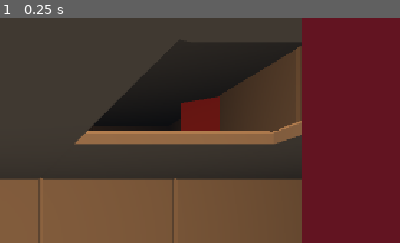
Above: before the commit, frame 1.
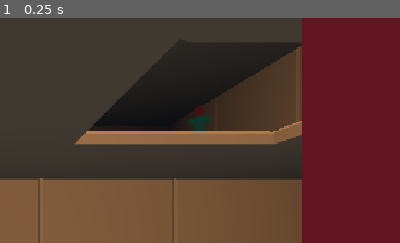
Above: after the commit, the same moment.

Repository: local-minimum/geriatric-crawler
Game: Godot game, scene res://main.tscn
Two runs of this game, one before a commit and one after it. Both use one fixed random seed, a clock stepped at 60 frames per second and the inputs below. The engine's default icon, where the game draws it, is replaced by a stand-in: a white triangle on a blue panel in a dark square.
Inputs:
- Up to frame 1 (0.25 s): no input
The pictures show only the part of the screen within x 44-94%, y 0-50%; the shares and areas given below are measured in that part.

The runs differ from the first frame. In frame 1, 1.4% of the frame differs, in the area x 45-55%, y 34-51%.

Commit message:
Let battle encounter decide encounter avatar

Diff:
--- a/scenes/dungeon/test_level.tscn
+++ b/scenes/dungeon/test_level.tscn
@@ -11,6 +11,7 @@
 [ext_resource type="Script" uid="uid://dexigkhejxn1h" path="res://scripts/gridded_level/level_features/player_facer.gd" id="9_myev5"]
 [ext_resource type="Script" uid="uid://dmpqfljj24gh6" path="res://scripts/gridded_level/entities/encounter_effects/battle_mode_trigger.gd" id="10_rvj20"]
 [ext_resource type="Script" uid="uid://ccsqys7ldqoh" path="res://scripts/gridded_level/entities/encounter_effects/battle_enemy.gd" id="11_fxt0s"]
+[ext_resource type="Texture2D" uid="uid://d4i1sxn0646on" path="res://sprites/enemies/training-dummy.png" id="12_26eu7"]
 [ext_resource type="Script" uid="uid://c2lco7et0w3ia" path="res://scripts/card_battle/battle_deck.gd" id="12_rcxcv"]
 [ext_resource type="Script" uid="uid://cqlxwfe858g4h" path="res://scripts/card_battle/battle_card_data.gd" id="13_26eu7"]
 [ext_resource type="Resource" uid="uid://q0csyt611j40" path="res://resources/enemy_training_dummy_cards/training_dummy_bandage_20.tres" id="14_s5loo"]
@@ -41,7 +42,7 @@
 
 [sub_resource type="QuadMesh" id="QuadMesh_kmgg5"]
 material = SubResource("StandardMaterial3D_rvj20")
-size = Vector2(0.75, 1.25)
+size = Vector2(0.8, 1.2)
 
 [node name="TestLevel" type="Node3D" node_paths=PackedStringArray("player", "level_geometry")]
 script = ExtResource("1_dd1ob")
@@ -240,39 +241,45 @@
 
 [node name="Side DOWN" parent="LevelGeometry/Elevation 0/Node (-3, 0, 1)" instance=ExtResource("9_4mxkc")]
 
-[node name="Demo Encounter" type="Node3D" parent="LevelGeometry/Elevation 0/Node (-3, 0, 1)" node_paths=PackedStringArray("effect") groups=["Encounter"]]
+[node name="Target Dummy Blob" type="Node3D" parent="LevelGeometry/Elevation 0/Node (-3, 0, 1)" node_paths=PackedStringArray("effect", "graphics") groups=["Encounter"]]
 script = ExtResource("8_kmgg5")
 encounter_id = "demo-enemy"
 repeatable = false
 effect = NodePath("Battle Trigger")
+graphics = NodePath("Avatar/Encounter Avatar")
 metadata/_custom_type_script = "uid://bqahhkn6dpex"
 
-[node name="Avatar" type="Node3D" parent="LevelGeometry/Elevation 0/Node (-3, 0, 1)/Demo Encounter"]
+[node name="Avatar" type="Node3D" parent="LevelGeometry/Elevation 0/Node (-3, 0, 1)/Target Dummy Blob"]
 script = ExtResource("9_myev5")
 
-[node name="Encounter Avatar" type="MeshInstance3D" parent="LevelGeometry/Elevation 0/Node (-3, 0, 1)/Demo Encounter/Avatar"]
-transform = Transform3D(1, 0, 0, 0, 1, 0, 0, 0, 1, 0, 1.23567, 0)
+[node name="Encounter Avatar" type="MeshInstance3D" parent="LevelGeometry/Elevation 0/Node (-3, 0, 1)/Target Dummy Blob/Avatar"]
+transform = Transform3D(1, 0, 0, 0, 1, 0, 0, 0, 1, 0, 0.7, 0)
 mesh = SubResource("QuadMesh_kmgg5")
 
-[node name="Battle Trigger" type="Node" parent="LevelGeometry/Elevation 0/Node (-3, 0, 1)/Demo Encounter"]
+[node name="Battle Trigger" type="Node" parent="LevelGeometry/Elevation 0/Node (-3, 0, 1)/Target Dummy Blob" node_paths=PackedStringArray("enemies")]
 script = ExtResource("10_rvj20")
+enemies = [NodePath("Target Dummy AI")]
 hide_encounter_on_trigger = true
 metadata/_custom_type_script = "uid://b3kob7bivk342"
 
-[node name="Target Dummy AI" type="Node" parent="LevelGeometry/Elevation 0/Node (-3, 0, 1)/Demo Encounter/Battle Trigger" node_paths=PackedStringArray("deck")]
+[node name="Target Dummy AI" type="Node" parent="LevelGeometry/Elevation 0/Node (-3, 0, 1)/Target Dummy Blob/Battle Trigger" node_paths=PackedStringArray("deck")]
 script = ExtResource("11_fxt0s")
+variant_id = "target-dummy"
+variant_name = "Target Dummy"
+level = 1
 deck = NodePath("BattleDeck")
-
-[node name="BattleDeck" type="Node" parent="LevelGeometry/Elevation 0/Node (-3, 0, 1)/Demo Encounter/Battle Trigger/Target Dummy AI"]
+sprite = ExtResource("12_26eu7")
+
+[node name="BattleDeck" type="Node" parent="LevelGeometry/Elevation 0/Node (-3, 0, 1)/Target Dummy Blob/Battle Trigger/Target Dummy AI"]
 script = ExtResource("12_rcxcv")
 _start_deck = Array[ExtResource("13_26eu7")]([ExtResource("14_s5loo"), ExtResource("15_632b7"), ExtResource("16_n55gf"), ExtResource("17_idbts"), ExtResource("18_j1mj1"), ExtResource("19_7gan6"), ExtResource("20_sn1co"), ExtResource("21_wymjw")])
 metadata/_custom_type_script = "uid://c2lco7et0w3ia"
 
-[node name="BattleStrategies" type="Node" parent="LevelGeometry/Elevation 0/Node (-3, 0, 1)/Demo Encounter/Battle Trigger/Target Dummy AI" node_paths=PackedStringArray("strategies")]
+[node name="BattleStrategies" type="Node" parent="LevelGeometry/Elevation 0/Node (-3, 0, 1)/Target Dummy Blob/Battle Trigger/Target Dummy AI" node_paths=PackedStringArray("strategies")]
 script = ExtResource("22_rcxcv")
 strategies = [NodePath("Default Strategy")]
 
-[node name="Default Strategy" type="Node" parent="LevelGeometry/Elevation 0/Node (-3, 0, 1)/Demo Encounter/Battle Trigger/Target Dummy AI/BattleStrategies"]
+[node name="Default Strategy" type="Node" parent="LevelGeometry/Elevation 0/Node (-3, 0, 1)/Target Dummy Blob/Battle Trigger/Target Dummy AI/BattleStrategies"]
 script = ExtResource("22_sy7nh")
 
 [node name="Node (-3, 0, 0)" parent="LevelGeometry/Elevation 0" instance=ExtResource("4_myev5")]
--- a/scripts/card_battle/battle_card_data.gd
+++ b/scripts/card_battle/battle_card_data.gd
@@ -41,7 +41,7 @@
     return other != null && (suit & other.suit) != SUIT_NONE
 
 func has_identical_suit(other: BattleCardData) -> bool:
-    return other != null && (suit & other.suit) == suit
+    return other != null && suit != SUIT_NONE && (suit & other.suit) == suit
 
 func suit_names() -> Array[String]:
     var flags: Array[String] = []
--- a/scripts/gridded_level/entities/encounter_effects/battle_enemy.gd
+++ b/scripts/gridded_level/entities/encounter_effects/battle_enemy.gd
@@ -1,4 +1,75 @@
 extends Node
+class_name BattleEnemy
+
+signal on_gain_shield(battle_enemy: BattleEnemy, shields: Array[int])
+signal on_break_shield(battle_enemy: BattleEnemy, shields: Array[int], broken_shield: int)
+signal on_hurt(battle_enemy: BattleEnemy, amount: int, new_health: int)
+signal on_heal(battle_enemy: BattleEnemy, amount: int, new_health: int, overheal: bool)
+signal on_death(battle_enemy: BattleEnemy)
+
+
+## This is the variant ID of the enemy character in the blob, e.g. "space-slug". It shouldn't be unique. But if there are variants like "space-slug-lvl2" it should be named as such
+@export
+var variant_id: String
+
+@export
+var variant_name: String
+
+@export
+var level: int
 
 @export
 var deck: BattleDeck
+
+var _health: int
+
+@export
+var max_health: int = 20
+
+@export
+var difficulty: int = 0
+
+@export
+var sprite: Texture
+
+var _shields: Array[int] = []
+
+func _ready() -> void:
+    _health = max_health
+
+func get_shields() -> Array[int]:
+    return _shields
+
+func get_health() -> int:
+    return _health
+
+func add_shield(shield: int) -> void:
+    _shields.append(shield)
+    on_gain_shield.emit(self, _shields, shield)
+
+func hurt(amount: int) -> void:
+    while  _shields.size():
+        var shield: int = _shields.pop_front()
+        amount = max(0, amount - shield)
+        if amount == 0:
+            break
+
+        on_break_shield.emit(self, _shields, shield)
+
+    _health = max(0, _health - amount)
+    on_hurt.emit(self, amount, _health)
+
+    if _health == 0:
+        on_death.emit(self)
+
+func heal(amount: int) -> void:
+    if amount < 0:
+        push_error("Negative heals not allowed (%s)" % amount)
+        print_stack()
+        return
+
+    var raw_new: int = _health + amount
+    var overshoot: bool = raw_new > max_health
+    _health = min(raw_new, max_health)
+
+    on_heal.emit(self, amount - (raw_new - _health), _health, overshoot)
--- a/scripts/gridded_level/entities/encounter_effects/battle_mode_trigger.gd
+++ b/scripts/gridded_level/entities/encounter_effects/battle_mode_trigger.gd
@@ -1,6 +1,50 @@
 extends GridEncounterEffect
 
 var level: GridLevel
+
+@export
+var enemies: Array[BattleEnemy]
+
+func prepare(_encounter: GridEncounter) -> void:
+    var focus: BattleEnemy = get_highest_scoring_live_enemy()
+    if focus == null:
+        push_error("Battle mode trigger doesn't have any focus enemy %s" % [enemies])
+        return
+
+    if focus.sprite != null:
+        # TODO: Make someone else handle sprite and its animations and such
+        var mat: StandardMaterial3D = _encounter.graphics.get_active_material(0)
+        mat.albedo_texture = focus.sprite
+        mat.albedo_color = Color.WHITE
+
+func get_highest_scoring_live_enemy() -> BattleEnemy:
+    var scores: Dictionary[String, int] = {}
+    for enemy: BattleEnemy in enemies:
+
+        if scores.has(enemy.variant_id):
+            scores[enemy.variant_id] += enemy.difficulty
+        else:
+            scores[enemy.variant_id] = enemy.difficulty
+
+    var highest_score: int = -1
+    var focus_variant: String
+
+    for variant: String in scores.keys():
+        var score: int = scores[variant]
+        if score > highest_score:
+            highest_score = score
+            focus_variant = variant
+
+    if focus_variant == null:
+        push_warning("No focus variant amont enemies '%s' (%s)" % [scores, enemies])
+        return null
+
+    for enemy: BattleEnemy in enemies:
+        if enemy.variant_id == focus_variant:
+            return enemy
+
+    push_error("Failed to locate an enemy of variant '%s' (%s)" % [focus_variant, enemies])
+    return null
 
 ## Thing that happesn when an encounter is triggered.
 ## Returns if could trigger
--- a/scripts/gridded_level/entities/encounter_effects/grid_encounter_effect.gd
+++ b/scripts/gridded_level/entities/encounter_effects/grid_encounter_effect.gd
@@ -5,6 +5,10 @@
 
 @export
 var hide_encounter_on_trigger: bool
+
+## Called when the encounter is ready
+func prepare(_encounter: GridEncounter) -> void:
+    pass
 
 ## Thing that happesn when an encounter is triggered.
 ## Returns if could trigger
--- a/scripts/gridded_level/entities/grid_encounter.gd
+++ b/scripts/gridded_level/entities/grid_encounter.gd
@@ -19,6 +19,9 @@
 @export
 var effect: GridEncounterEffect
 
+@export
+var graphics: MeshInstance3D
+
 var _triggered: bool
 var _was_on_node: bool
 
@@ -33,6 +36,8 @@
             push_error("%s failed to connect to player node change signal" % name)
     else:
         push_error("%s is not part of a level" % name)
+
+    effect.prepare(self)
 
 func _check_colliding_anchor(feature: GridNodeFeature) -> void:
     if encounter_mode != EncounterMode.ANCHOR:
Not shown: 3 places in scenes/dungeon/test_level.tscn that only renumber resources
Binary file added: sprites/enemies/training-dummy.png
Not shown, added: sprites/enemies/training-dummy.png.import
Not shown, added: sprites/enemies/training-dummy.kra
